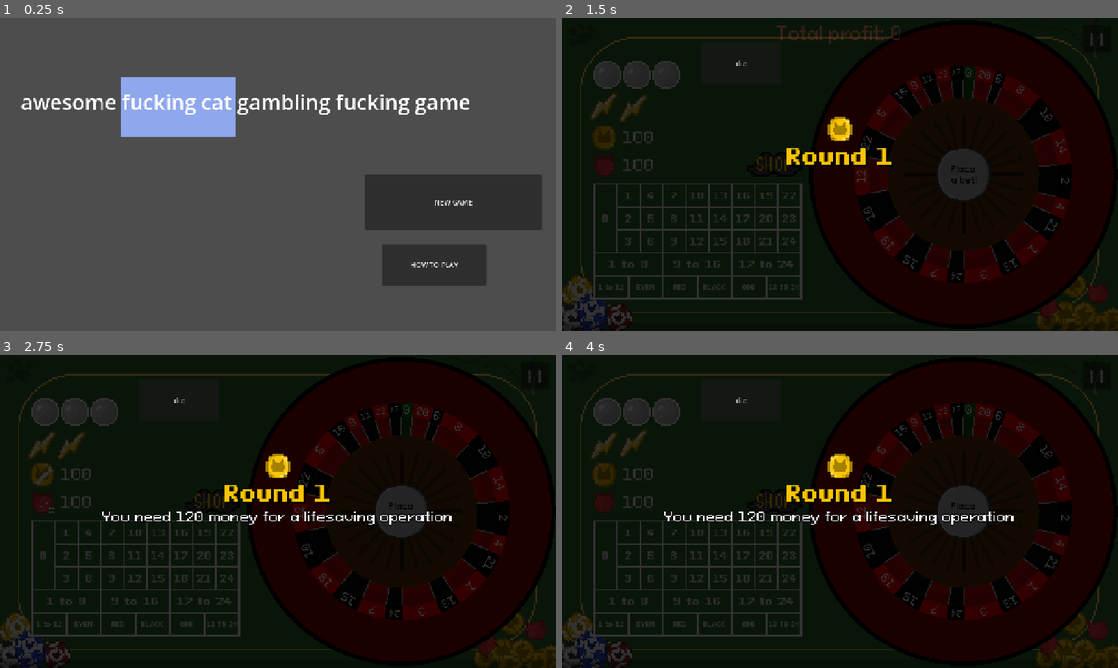
Above: before the commit, frames 1-4 (two rows, left to right).
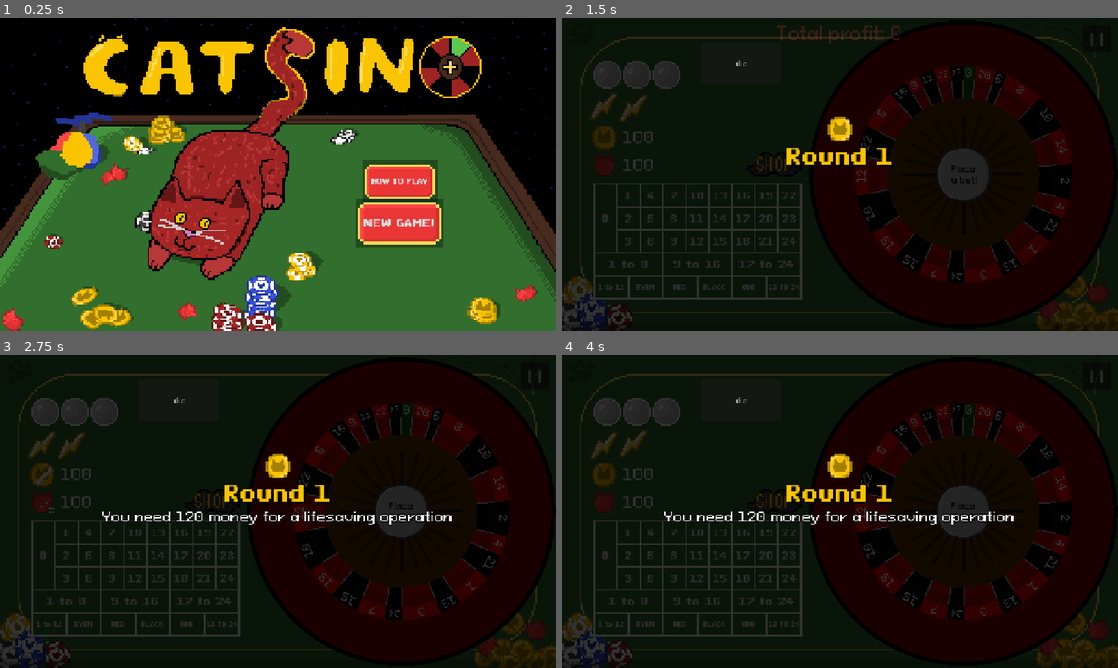
Above: after the commit, the same moments.

Repository: DuneRanger/Very-Serious-GameJam-2026
Game: Godot game, scene res://scenes/main.tscn
Two runs of this game, one before a commit and one after it. Both use one fixed random seed, a clock stepped at 60 frames per second and the inputs below. Sound files missing from this copy of the repository are replaced by a short silence.
Inputs:
- Up to frame 1 (0.25 s): no input
- Up to frame 2 (1.5 s): click "NEW GAME" (after the commit: "NEW GAME!") at 0.5 s; click "0" at 1.25 s
- Up to frame 3 (2.75 s): click "1" at 2 s
- Up to frame 4 (4 s): click "2" at 2.75 s; click "3" at 3.5 s

The runs differ from the first frame. In frame 1, 100% of the frame differs, in the area x 0-100%, y 0-100%; in frame 2, less than 0.1%; in frame 3, less than 0.1%; in frame 4, less than 0.1%.

Commit message:
Added new UI textures, added main menu BG

Diff:
--- a/scenes/game/how_to_play/how_to_play_scene.tscn
+++ b/scenes/game/how_to_play/how_to_play_scene.tscn
@@ -1,17 +1,37 @@
 [gd_scene format=3 uid="uid://bfefv5mbih8it"]
 
 [ext_resource type="Script" uid="uid://dvwex7pvanj4u" path="res://scenes/game/how_to_play/how_to_play_scene.gd" id="1_mmla4"]
+[ext_resource type="Texture2D" uid="uid://ecj0m8u4dhwt" path="res://assets/textures/howtoplay_screen.png" id="2_mo0pp"]
+[ext_resource type="Texture2D" uid="uid://3y8y1ll5bfcb" path="res://assets/textures/UI/Button2.png" id="3_kt8qs"]
+[ext_resource type="FontFile" uid="uid://d0mkojug0pvql" path="res://assets/fonts/PixeloidSans-Bold.otf" id="3_l8ka4"]
+[ext_resource type="Texture2D" uid="uid://bfew31gwarq5w" path="res://assets/textures/UI/ButtonPressed.png" id="4_l8ka4"]
+[ext_resource type="Texture2D" uid="uid://wt3wpr6fyrj5" path="res://assets/textures/UI/ButtonHover.png" id="5_uowcb"]
+
+[sub_resource type="StyleBoxTexture" id="StyleBoxTexture_wh2fs"]
+texture = ExtResource("3_kt8qs")
+
+[sub_resource type="StyleBoxTexture" id="StyleBoxTexture_if5b0"]
+texture = ExtResource("4_l8ka4")
+
+[sub_resource type="StyleBoxTexture" id="StyleBoxTexture_hxo6w"]
+texture = ExtResource("5_uowcb")
 
 [node name="HowToPlayScene" type="Node2D" unique_id=498387037]
 script = ExtResource("1_mmla4")
 
+[node name="Background" type="Sprite2D" parent="." unique_id=1051300122]
+position = Vector2(0, -16)
+scale = Vector2(4.089, 4.089)
+texture = ExtResource("2_mo0pp")
+centered = false
+
 [node name="ColorRect" type="ColorRect" parent="." unique_id=1573923267]
 custom_minimum_size = Vector2(300, 200)
-offset_left = 664.0
-offset_top = 328.0
-offset_right = 964.0
-offset_bottom = 528.0
-color = Color(1, 0.15686275, 1, 1)
+offset_left = -40.0
+offset_top = -24.0
+offset_right = 1352.0
+offset_bottom = 752.0
+color = Color(0, 0, 0, 0.36078432)
 
 [node name="Label" type="Label" parent="." unique_id=779579447]
 offset_left = 152.0
@@ -23,9 +43,13 @@
 [node name="MenuButton" type="Button" parent="." unique_id=1614575585]
 offset_left = 32.0
 offset_top = 16.0
-offset_right = 224.0
-offset_bottom = 72.0
-text = "GO BACK TO MENU"
+offset_right = 180.0
+offset_bottom = 80.0
+theme_override_fonts/font = ExtResource("3_l8ka4")
+theme_override_styles/normal = SubResource("StyleBoxTexture_wh2fs")
+theme_override_styles/pressed = SubResource("StyleBoxTexture_if5b0")
+theme_override_styles/hover = SubResource("StyleBoxTexture_hxo6w")
+text = "BACK"
 
 [node name="Label2" type="Label" parent="." unique_id=23317151]
 offset_left = 536.0
--- a/scenes/game/main_menu_scene/main_menu.tscn
+++ b/scenes/game/main_menu_scene/main_menu.tscn
@@ -1,18 +1,70 @@
 [gd_scene format=3 uid="uid://0ut17jx42hnf"]
 
 [ext_resource type="Script" uid="uid://b7pbjamyge6wo" path="res://scenes/game/main_menu_scene/main_menu.gd" id="1_p3a2k"]
+[ext_resource type="Texture2D" uid="uid://3wsbtvnctshn" path="res://assets/textures/main_menu.png" id="2_8ocso"]
+[ext_resource type="FontFile" uid="uid://d0mkojug0pvql" path="res://assets/fonts/PixeloidSans-Bold.otf" id="2_w11i7"]
+[ext_resource type="Texture2D" uid="uid://bfew31gwarq5w" path="res://assets/textures/UI/ButtonPressed.png" id="4_cf3fe"]
+[ext_resource type="Texture2D" uid="uid://3y8y1ll5bfcb" path="res://assets/textures/UI/Button2.png" id="4_w11i7"]
+[ext_resource type="Texture2D" uid="uid://wt3wpr6fyrj5" path="res://assets/textures/UI/ButtonHover.png" id="5_sng66"]
+
+[sub_resource type="StyleBoxTexture" id="StyleBoxTexture_5khk4"]
+texture = ExtResource("4_w11i7")
+
+[sub_resource type="StyleBoxTexture" id="StyleBoxTexture_jhlmk"]
+texture = ExtResource("4_cf3fe")
+
+[sub_resource type="StyleBoxTexture" id="StyleBoxTexture_j5ied"]
+texture = ExtResource("5_sng66")
+
+[sub_resource type="StyleBoxTexture" id="StyleBoxTexture_w11i7"]
+texture = ExtResource("4_w11i7")
+
+[sub_resource type="StyleBoxTexture" id="StyleBoxTexture_coahj"]
+texture = ExtResource("4_cf3fe")
+
+[sub_resource type="StyleBoxTexture" id="StyleBoxTexture_cf3fe"]
+texture = ExtResource("5_sng66")
 
 [node name="MainMenu" type="Node2D" unique_id=1434438599]
 script = ExtResource("1_p3a2k")
 
+[node name="Background" type="Sprite2D" parent="." unique_id=1943296414]
+z_index = -10
+position = Vector2(0, -16)
+scale = Vector2(4.0888886, 4.0888886)
+texture = ExtResource("2_8ocso")
+centered = false
+
+[node name="Shadow" type="ColorRect" parent="." unique_id=1779139650]
+offset_left = 835.0
+offset_top = 328.0
+offset_right = 1008.0
+offset_bottom = 424.0
+color = Color(0, 0, 0, 0.32156864)
+
+[node name="Shadow" type="ColorRect" parent="Shadow" unique_id=926018850]
+layout_mode = 0
+offset_left = -16.0
+offset_top = 88.0
+offset_right = 186.0
+offset_bottom = 200.0
+color = Color(0, 0, 0, 0.32156864)
+
 [node name="NewGameButton" type="Button" parent="." unique_id=589256499]
-offset_left = 840.0
-offset_top = 360.0
-offset_right = 1248.0
-offset_bottom = 488.0
-text = "NEW GAME"
+offset_left = 824.0
+offset_top = 424.0
+offset_right = 1016.0
+offset_bottom = 520.0
+theme_override_colors/font_hover_color = Color(0.98039216, 0.76862746, 0, 1)
+theme_override_fonts/font = ExtResource("2_w11i7")
+theme_override_font_sizes/font_size = 24
+theme_override_styles/normal = SubResource("StyleBoxTexture_5khk4")
+theme_override_styles/pressed = SubResource("StyleBoxTexture_jhlmk")
+theme_override_styles/hover = SubResource("StyleBoxTexture_j5ied")
+text = "NEW GAME!"
 
 [node name="EpicRect" type="ColorRect" parent="." unique_id=1565200869]
+visible = false
 offset_left = 280.0
 offset_top = 136.0
 offset_right = 544.0
@@ -20,6 +72,7 @@
 color = Color(0.56025434, 0.65292406, 0.9261292, 1)
 
 [node name="Label" type="Label" parent="." unique_id=501622967]
+visible = false
 offset_left = 48.0
 offset_top = 160.0
 offset_right = 1083.0
@@ -28,10 +81,16 @@
 text = "awesome fucking cat gambling fucking game"
 
 [node name="HowToPlayButton" type="Button" parent="." unique_id=981845966]
-offset_left = 880.0
-offset_top = 520.0
-offset_right = 1120.0
-offset_bottom = 616.0
+offset_left = 840.0
+offset_top = 336.0
+offset_right = 1002.0
+offset_bottom = 416.0
+theme_override_colors/font_hover_color = Color(0.98039216, 0.76862746, 0, 1)
+theme_override_fonts/font = ExtResource("2_w11i7")
+theme_override_font_sizes/font_size = 16
+theme_override_styles/normal = SubResource("StyleBoxTexture_w11i7")
+theme_override_styles/pressed = SubResource("StyleBoxTexture_coahj")
+theme_override_styles/hover = SubResource("StyleBoxTexture_cf3fe")
 text = "HOW TO PLAY"
 
 [connection signal="button_down" from="NewGameButton" to="." method="_on_new_game_button_button_down"]
Binary file added: assets/textures/UI/Button2.png
Not shown, added: assets/textures/UI/Button2.png.import
Binary file added: assets/textures/UI/increment_button_down.png
Not shown, added: assets/textures/UI/increment_button_down.png.import
Binary file added: assets/textures/UI/increment_button_down_hover.png
Not shown, added: assets/textures/UI/increment_button_down_hover.png.import
Binary file added: assets/textures/UI/increment_button_up.png
Not shown, added: assets/textures/UI/increment_button_up.png.import
Binary file added: assets/textures/UI/increment_button_up_hover.png
Not shown, added: assets/textures/UI/increment_button_up_hover.png.import
Binary file added: assets/textures/UI/refresh_button_hover.png
Not shown, added: assets/textures/UI/refresh_button_hover.png.import
(and 10 more such lines)
